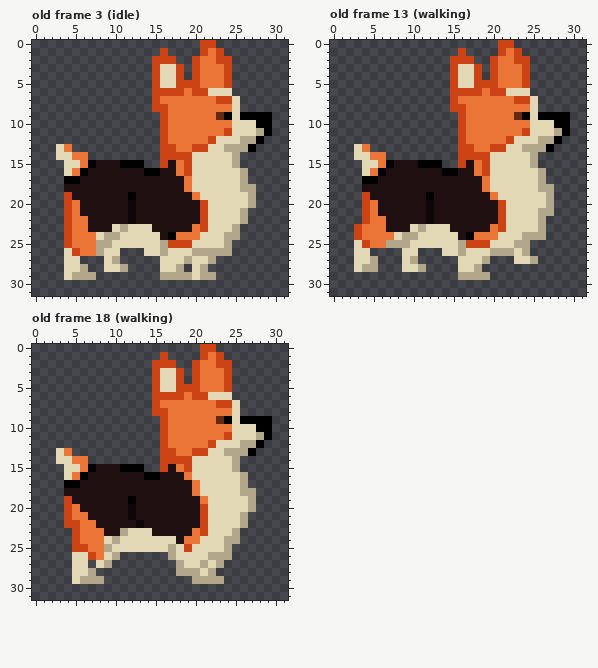
Pixel-art file: src/commonMain/resources/chumbo.ase. Above is the file before it was changed.
32x32 pixels, 20 frames. Shown: old frame 3 (idle), old frame 13 (walking), old frame 18 (walking).
Once edited:
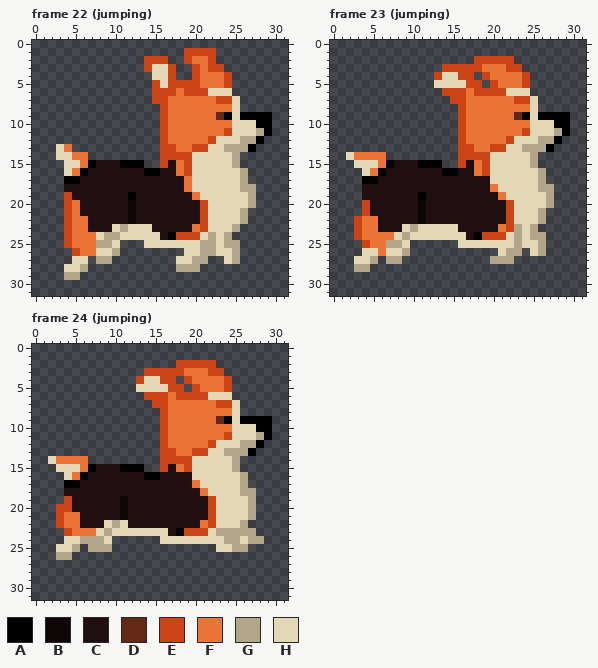
Palette (. is transparent): A #000000  B #0f0707  C #1f0f10  D #632914  E #cc4416  F #eb7536  G #b3a78b  H #e3d8b6
A new or re-ordered frame is compared with the old frame closest to it.
Message: added jumping animation
Diff:
frames 20 -> 24
Changed rows in their new state; - is an unchanged pixel.
Frame 22 (jumping) is new; against old frame 3 (idle):
first column x 14:
 0 -------..--
 1 --.--EE-E.-
 2 E--.-EF-E..
 3 EH-E.---EE.
 4 -H-E.------
 5 ---E-------
 6 ----FE-----
 7 --E--------
 8 -.---------
first column x 4:
24 --------------EEE-G--.
25 -------...--HHHH-GG--G
26 .---H-G---.....-H--HHG
27 .-H-GG.-----..-HGG.-HG
28 -----...----..-GG.----
29 G-..--------.......---
Frame 23 (jumping) is new; against old frame 13 (walking):
first column x 13:
 0 --------..--
 1 ---.----...-
 2 --...EE-EE..
 3 -E-EE-FF-EE.
 4 EHHEE.EF----
 5 HHH-E-.-----
 6 -E--F-E-----
 7 ---E--------
 8 --.---------
first column x 2:
13 -..-----------------------
14 HFF-----------------------
15 -H------------------------
17 -----------------C--------
18 -----------------CF-------
19 --C------AC-------CF------
20 ---C-----BC--------CE-----
21 ---C-----BC--------CE----.
22 -EF-C----BC--------CE-----
23 ----C--HGH---H----CFEG-G.-
24 --------H-----HCAEEE-GH---
25 -.-----H......HHHH----HHG-
26 -.-HFHHG.---.......H-G.HG-
27 -----GG..-----....GGG...--
28 -G-.---...----...---------
29 --------------....--------
Frame 24 (jumping) is new; against old frame 18 (walking):
first column x 13:
 0 --------..--
 1 ---.----...-
 2 --...EE-EE..
 3 -E-EE-FF-EE.
 4 EHHEE.EF----
 5 HHH-E-.-----
 6 -E--F-E-----
 7 ---E--------
 8 --.---------
first column x 2:
13 -..------------------------
14 HFF------------------------
15 -H-------------------------
16 -----------------C---------
18 ------------------CF-------
19 ---------BC--------CE------
20 -E-C-----BC--------CE------
21 -EF-C----BC--------CE---HG-
22 -EFFCC-HGH-C-------FE------
23 --EF--HGHH---HH-AEE--GG-GG-
24 --HHGGG-......--HHH-----HGG
25 -HHG.GG-.............-HGG--
26 -GG......------........----
27 ---..-..--------......-----
28 ---...----------.....------
29 ---....-----------....-----
